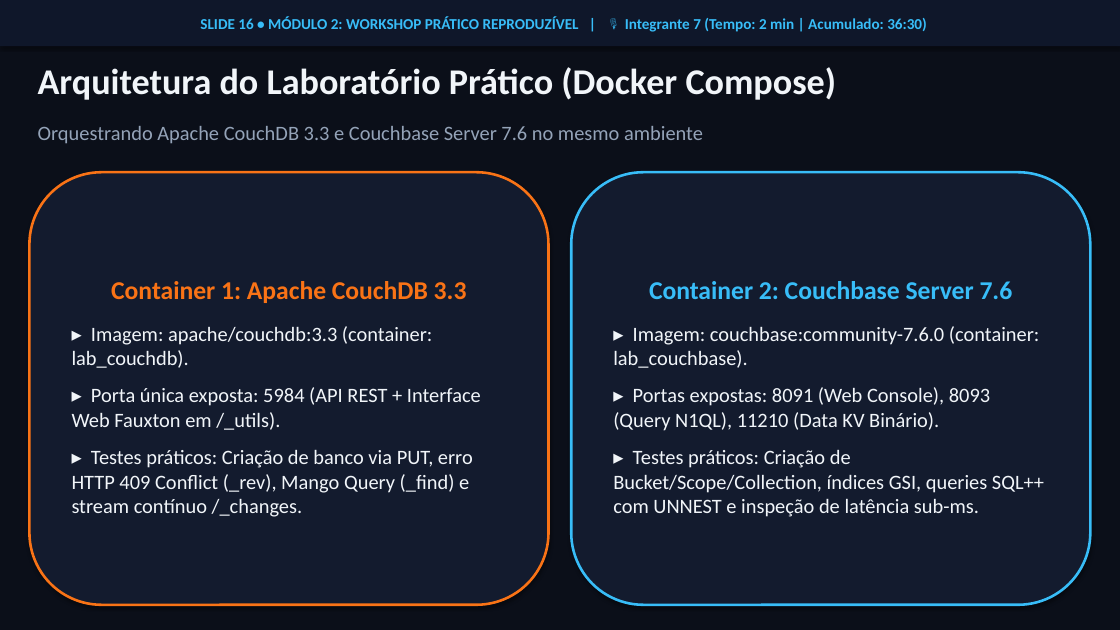
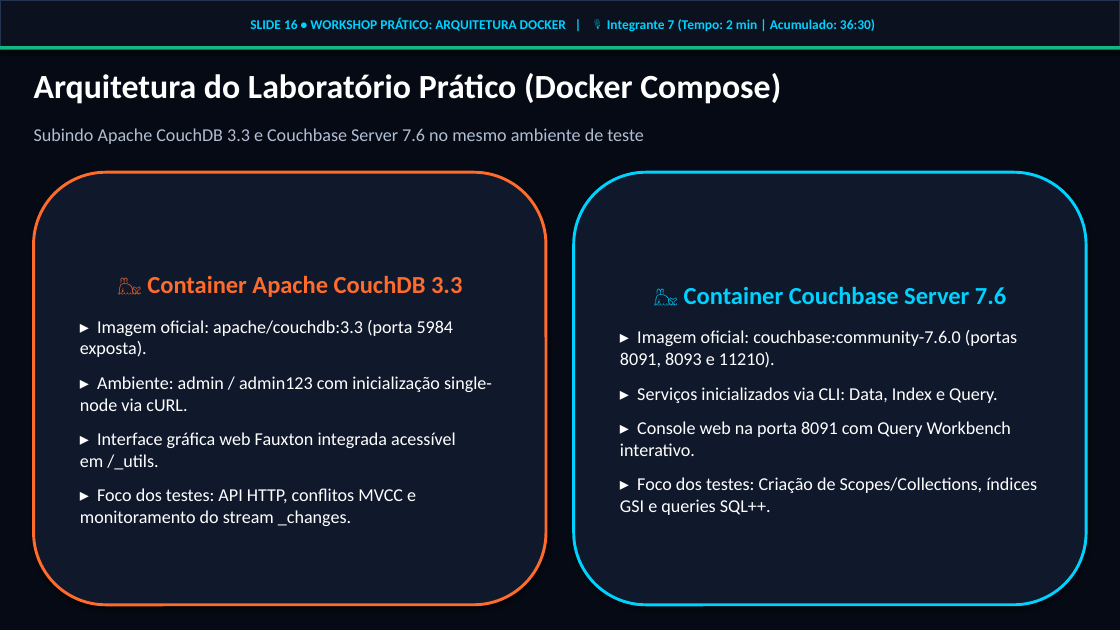
Before and after one commit to PHLopesvc07/ApresentacaoBD, a slide deck: slide 16 of Apresentacao_CouchDB_vs_Couchbase.pptx. Drawn at 1120x630 pixels with LibreOffice and Linux fonts; fonts in the diff are those of the drawing. Boxes give left, top, right and bottom in pixels: in the first picture for what was removed or moved away, otherwise in the second. Text is boxed around its words. In the diff, an @@ line names an element or a change of style, - is before the commit and + after.

Commit message:
feat: adiciona PDF completo para o professor e moderniza design do PPTX com glassmorphism e cores tematicas

```diff
--- a/Apresentacao_CouchDB_vs_Couchbase.pptx
+++ b/Apresentacao_CouchDB_vs_Couchbase.pptx
@@ background #0B0F19 to #060A14 @@
@@ rectangle "SLIDE 16 • WORKSHOP PRÁTICO: ..." at (0,0,1120,49): fill #0F172A to #0B111F; outline none to #263452 1 pt @@
@@ text in rectangle at (250,18,875,32): text changed; size 13 to 11.5 pt; text colour #38BDF8 to #00D2FF @@
-SLIDE 16 • MÓDULO 2: WORKSHOP PRÁTICO REPRODUZÍVEL | 🎙 Integrante 7 (Tempo: 2 min | Acumulado: 36:30)
+SLIDE 16 • WORKSHOP PRÁTICO: ARQUITETURA DOCKER | 🎙 Integrante 7 (Tempo: 2 min | Acumulado: 36:30)
@@ rectangle added at (0,46,1120,50), fill #10B981 @@
@@ text "Arquitetura do Laboratório Prático (Docker ..." at (34,73,781,104): size 31 to 29 pt, text colour #F1F5F9 to #FFFFFF @@
@@ text at (34,128,644,144): text changed; size 17.5 to 15.5 pt; text colour #94A3B8 to #B0BED2 @@
-Orquestrando Apache CouchDB 3.3 e Couchbase Server 7.6 no mesmo ambiente
+Subindo Apache CouchDB 3.3 e Couchbase Server 7.6 no mesmo ambiente de teste
@@ rounded rectangle "🐳 Container Apache CouchDB 3.3": place and size @@
-rounded rectangle "🐳 Container Apache CouchDB 3.3" at (29,172,549,605)
+rounded rectangle "🐳 Container Apache CouchDB 3.3" at (34,172,546,605)
@@ rounded rectangle "🐳 Container Apache CouchDB 3.3" at (34,172,546,605): fill #131B2E to #10182B; outline #F97316 2.2 pt to #FF6B2B 2.5 pt @@
@@ rounded rectangle "🐳 Container Couchbase Server 7.6": place and size @@
-rounded rectangle "🐳 Container Couchbase Server 7.6" at (571,172,1091,605)
+rounded rectangle "🐳 Container Couchbase Server 7.6" at (574,172,1086,605)
@@ rounded rectangle "🐳 Container Couchbase Server 7.6" at (574,172,1086,605): fill #131B2E to #10182B; outline #38BDF8 2.2 pt to #00D2FF 2.5 pt @@
@@ text in rounded rectangle at (80,275,492,526): text changed; size 17.5 to 15.5 pt; text colour #F1F5F9 to #FFFFFF @@
-Container 1: Apache CouchDB 3.3
-▸ Imagem: apache/couchdb:3.3 (container: lab_couchdb).
-▸ Porta única exposta: 5984 (API REST + Interface Web Fauxton em /_utils).
-▸ Testes práticos: Criação de banco via PUT, erro HTTP 409 Conflict (_rev), Mango Query (_find) e stream contínuo /_changes.
+🐳 Container Apache CouchDB 3.3
+▸ Imagem oficial: apache/couchdb:3.3 (porta 5984 exposta).
+▸ Ambiente: admin / admin123 com inicialização single-node via cURL.
+▸ Interface gráfica web Fauxton integrada acessível em /_utils.
+▸ Foco dos testes: API HTTP, conflitos MVCC e monitoramento do stream _changes.
@@ text in rounded rectangle at (620,286,1037,515): text changed; size 17.5 to 15.5 pt; text colour #F1F5F9 to #FFFFFF @@
-Container 2: Couchbase Server 7.6
-▸ Imagem: couchbase:community-7.6.0 (container: lab_couchbase).
-▸ Portas expostas: 8091 (Web Console), 8093 (Query N1QL), 11210 (Data KV Binário).
-▸ Testes práticos: Criação de Bucket/Scope/Collection, índices GSI, queries SQL++ com UNNEST e inspeção de latência sub-ms.
+🐳 Container Couchbase Server 7.6
+▸ Imagem oficial: couchbase:community-7.6.0 (portas 8091, 8093 e 11210).
+▸ Serviços inicializados via CLI: Data, Index e Query.
+▸ Console web na porta 8091 com Query Workbench interativo.
+▸ Foco dos testes: Criação de Scopes/Collections, índices GSI e queries SQL++.
```
Also in this commit, not shown: 17 other slides changed, 4 other files.
